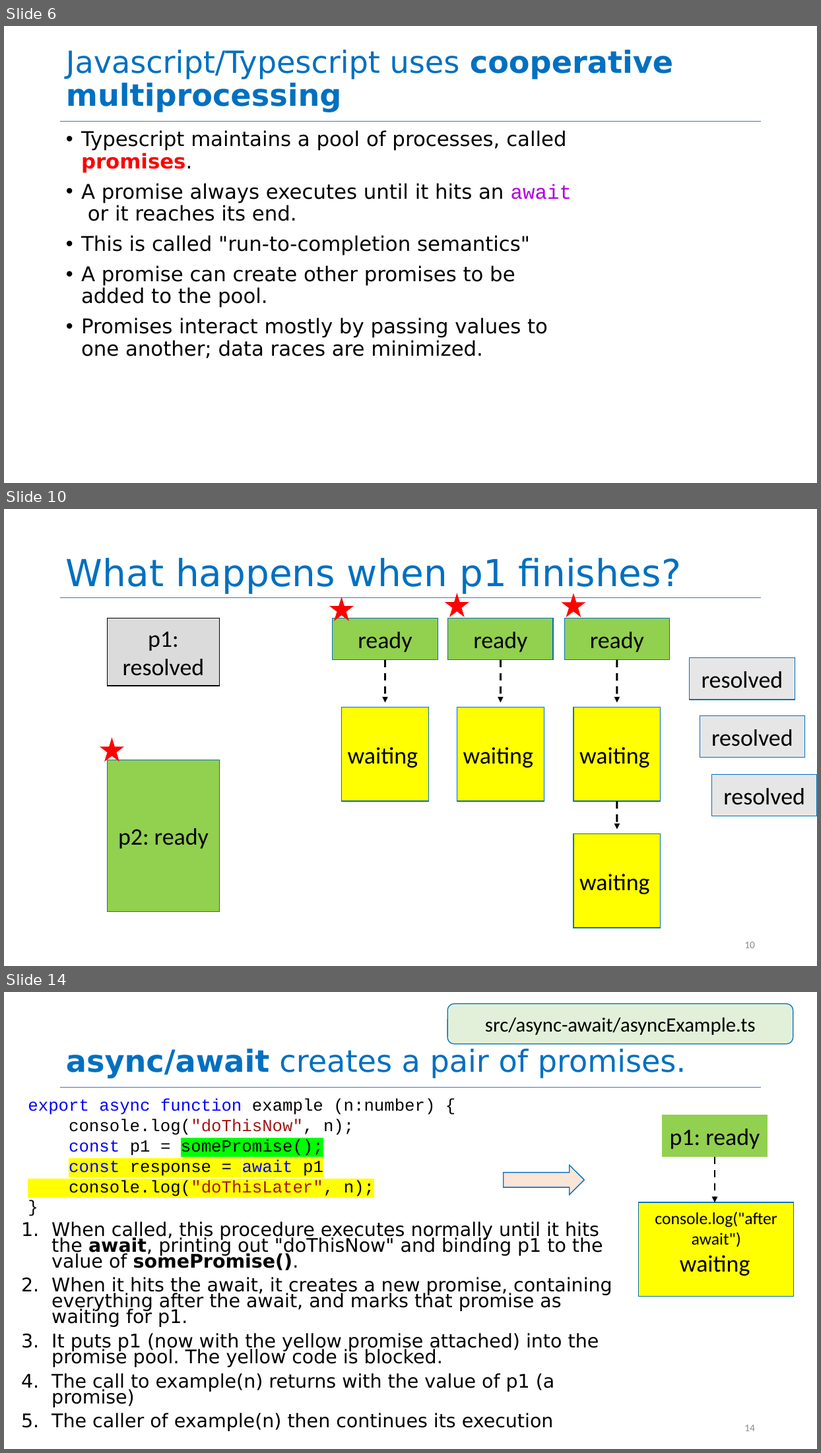
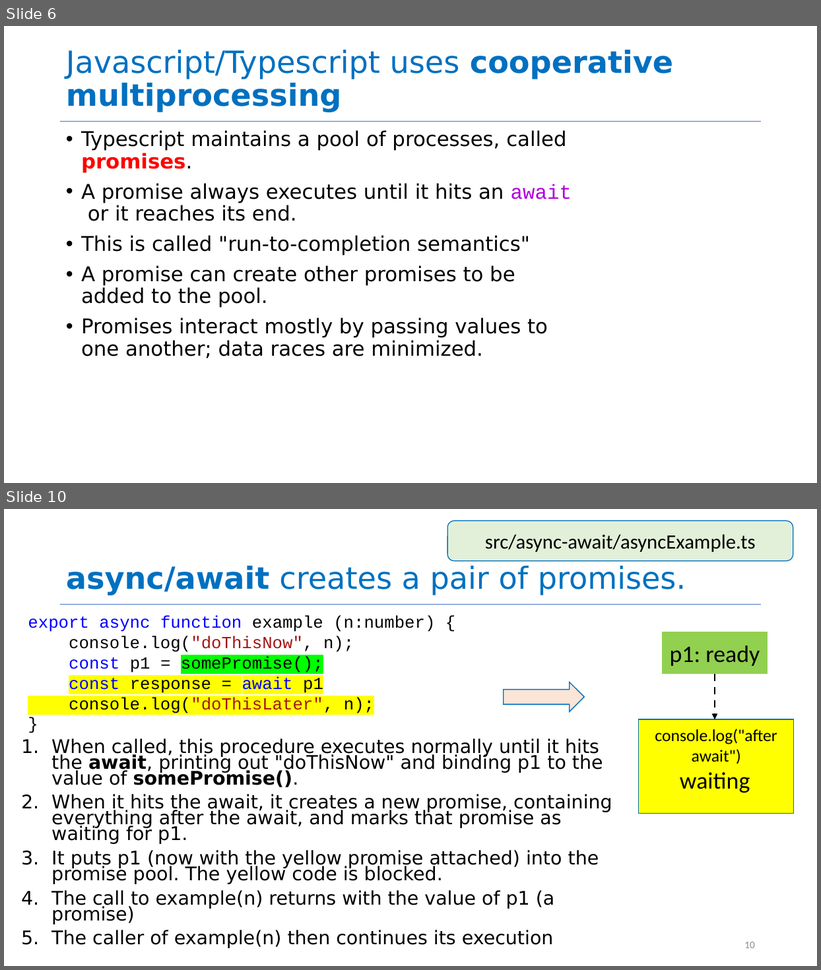
Before and after one commit to neu-se/CS4530-Fall-2024, a slide deck: Slides/Module 06 Concurrency Patterns in Typescript.pptx. Shown one above the other, each under a label of ours: slides 6, 10 and 14 before the commit, slides 6 and 10 after it; the slides between them are not shown. The pictures are 821x1453 and 821x970 pixels, drawn with LibreOffice and Linux fonts; fonts in the diff are those of the drawing. Boxes give left, top, right and bottom in pixels: in the first picture for what was removed or moved away, otherwise in the second. Text is boxed around its words. In the diff, an @@ line names an element or a change of style, - is before the commit and + after.

Commit message:
removed slides 8-11 and added new graphics to add webAPI and message queue

```diff
--- a/Slides/Module 06 Concurrency Patterns in Typescript.pptx
+++ b/Slides/Module 06 Concurrency Patterns in Typescript.pptx
@@ slide 10 removed at [4,509,817,966], background #FFFFFF @@
@@ title removed at [66,558,681,594] @@
-What happens when p1 finishes?
@@ line removed from (60, 597) to (762, 597) @@
@@ star removed at [330,597,354,621] @@
@@ star removed at [445,593,469,618] @@
@@ star removed at [562,593,586,618] @@
@@ rectangle removed at [107,618,220,686] @@
-p1: resolved
@@ rectangle removed at [333,618,438,660] @@
-ready
@@ rectangle removed at [448,618,554,660] @@
-ready
@@ rectangle removed at [564,618,670,660] @@
-ready
@@ arrow removed from (385, 660) to (385, 703) @@
@@ arrow removed from (500, 660) to (500, 703) @@
@@ arrow removed from (617, 660) to (617, 703) @@
@@ rectangle removed at [690,658,795,700] @@
-resolved
@@ rectangle removed at [342,707,429,801] @@
-waiting
@@ rectangle removed at [457,707,545,801] @@
-waiting
@@ rectangle removed at [574,707,661,801] @@
-waiting
@@ rectangle removed at [700,716,805,758] @@
-resolved
@@ star removed at [100,738,124,762] @@
@@ rectangle removed at [107,760,220,912] @@
-p2: ready
@@ rectangle removed at [712,774,817,817] @@
-resolved
@@ arrow removed from (617, 801) to (617, 829) @@
@@ rectangle removed at [574,834,661,928] @@
-waiting
@@ page number removed at [745,942,755,949] @@
-10
@@ what was slide 14 is now slide 10 @@
@@ page number at [745,942,755,949]: text changed @@
-14
+10
```
Also in this commit, not shown: 7 slides changed, 3 slides added, 4 other slides removed, 1 other file.
